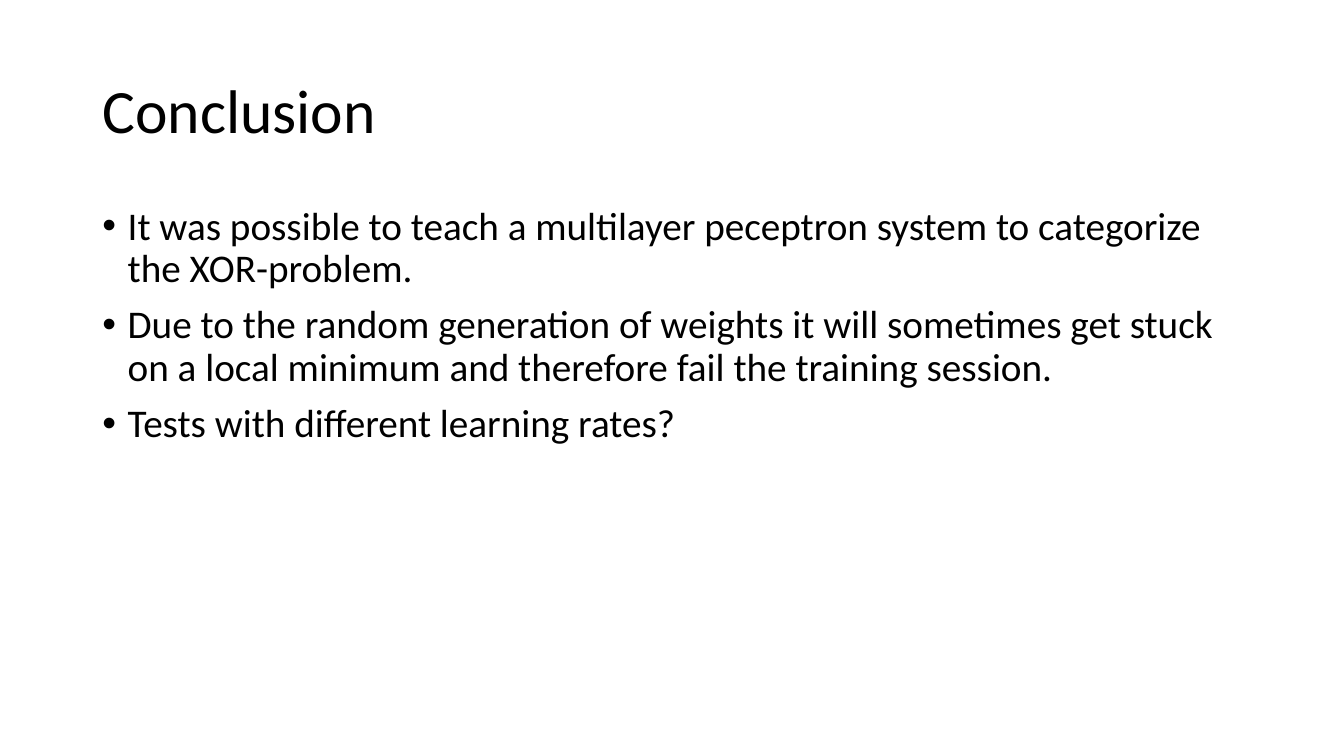
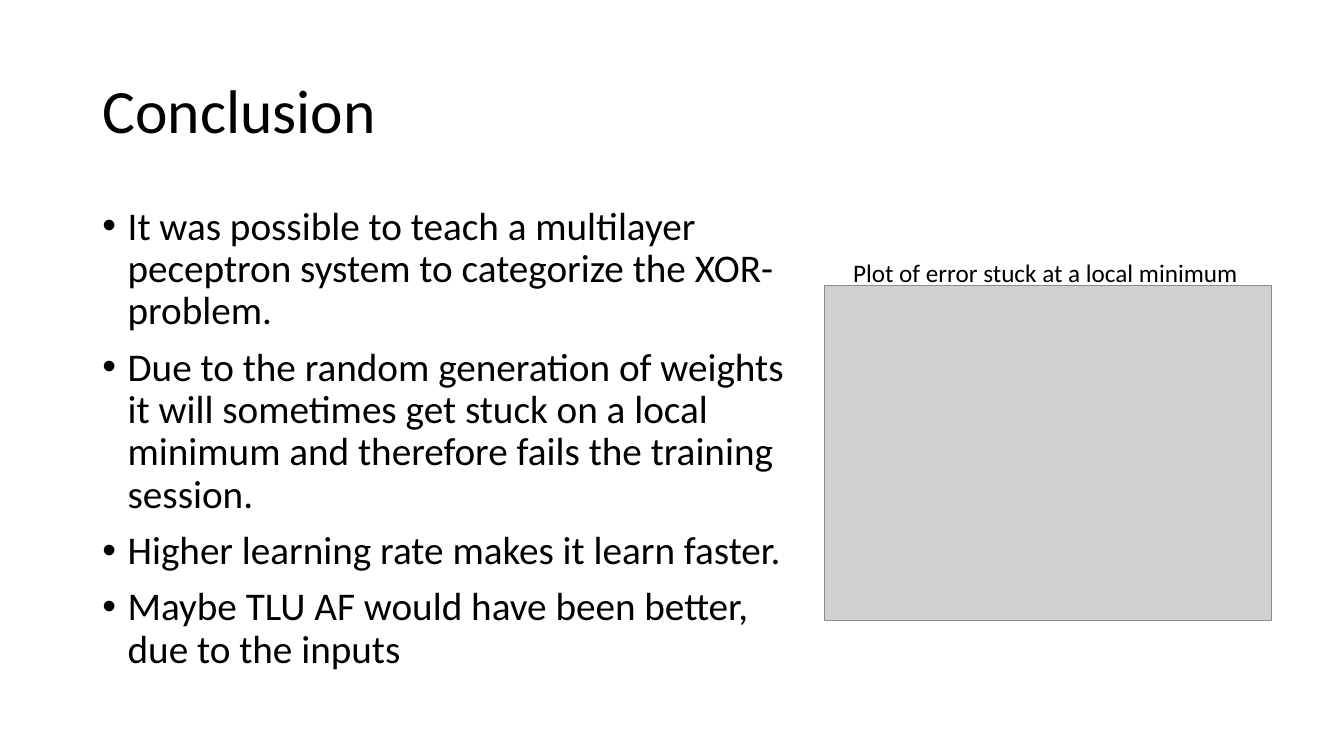
Before and after one commit to Sovsekongen/RL, a slide deck: slide 5 of Backpropagation XOR.pptx (slide 4 before the commit). Drawn at 1344x756 pixels with LibreOffice and Linux fonts; fonts in the diff are those of the drawing; grey boxes stand for pictures. Boxes give left, top, right and bottom in pixels: in the first picture for what was removed or moved away, otherwise in the second. Text is boxed around its words. In the diff, an @@ line names an element or a change of style, - is before the commit and + after.

Commit message:
updated slide

```diff
--- a/Backpropagation XOR.pptx
+++ b/Backpropagation XOR.pptx
@@ text added at box(853, 264, 1237, 288), 18 pt, text #000000 @@
+Plot of error stuck at a local minimum
@@ picture added at box(825, 285, 1271, 621) @@
@@ text at box(128, 353, 783, 670): text changed @@
-• Due to the random generation of weights it will sometimes get stuck on a local minimum and therefore fail the training session.
-• Tests with different learning rates?
+• Due to the random generation of weights it will sometimes get stuck on a local minimum and therefore fails the training session.
+• Higher learning rate makes it learn faster.
+• Maybe TLU AF would have been better, due to the inputs
```
Also in this commit, not shown: 2 other slides changed, 1 slide added.
